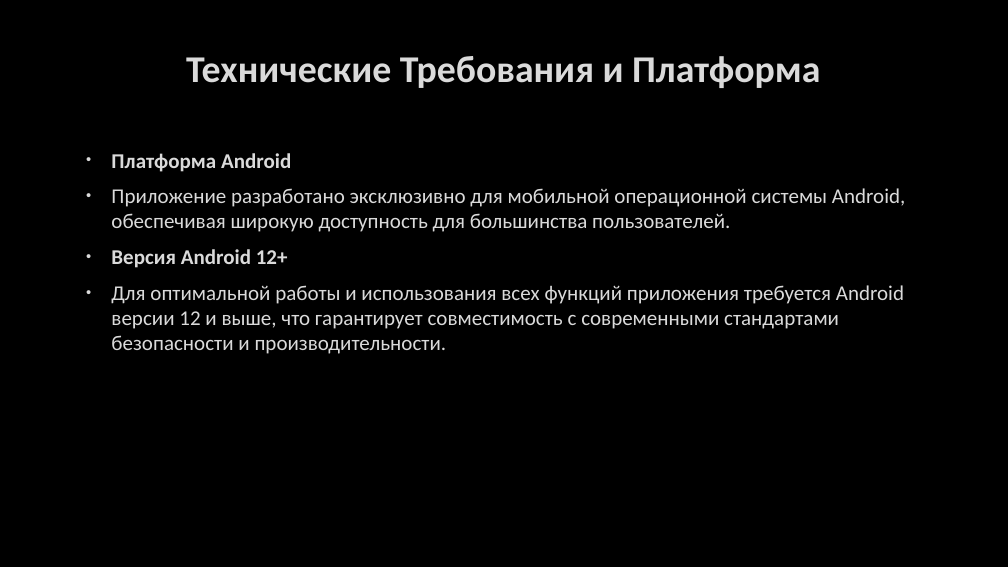
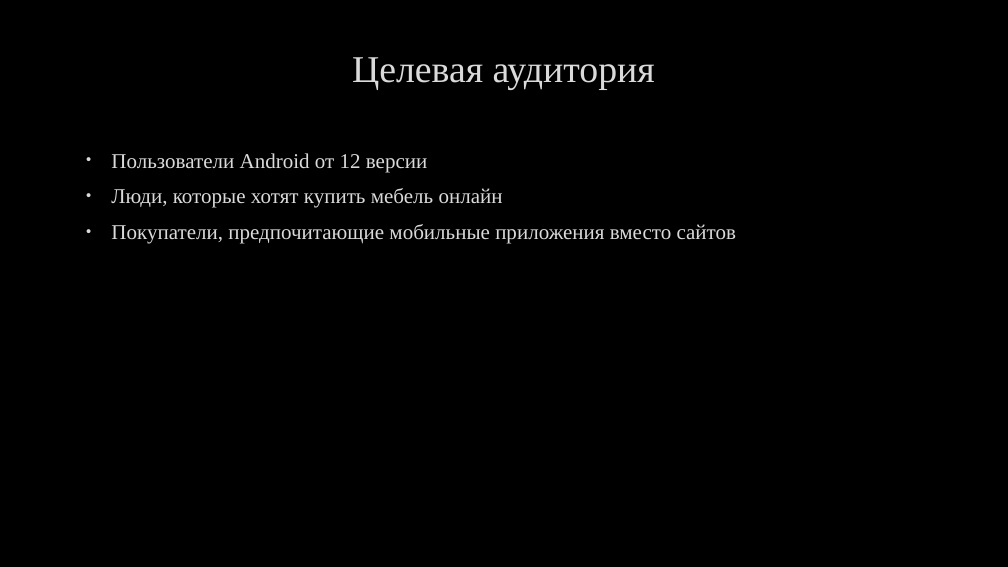
Before and after one commit to xseendy/Furniture_salees12, a slide deck: slide 3 of Магазин Мебели.pptx. Drawn at 1008x567 pixels with LibreOffice and Linux fonts; fonts in the diff are those of the drawing; background and template pictures are left out. Boxes give left, top, right and bottom in pixels: in the first picture for what was removed or moved away, otherwise in the second. Text is boxed around its words. In the diff, an @@ line names an element or a change of style, - is before the commit and + after.

```diff
--- a/Магазин Мебели.pptx
+++ b/Магазин Мебели.pptx
@@ title at (352,57,655,90): text changed; font Calibri to Times New Roman; bold off @@
-Технические Требования и Платформа
+Целевая аудитория
@@ text at (111,153,737,244): text changed; font Calibri to Times New Roman @@
-• Платформа Android
-• Приложение разработано эксклюзивно для мобильной операционной системы Android, обеспечивая широкую доступность для большинства пользователей.
-• Версия Android 12+
-• Для оптимальной работы и использования всех функций приложения требуется Android версии 12 и выше, что гарантирует совместимость с современными стандартами безопасности и производительности.
+• Пользователи Android от 12 версии
+• Люди, которые хотят купить мебель онлайн
+• Покупатели, предпочитающие мобильные приложения вместо сайтов
```
Also in this commit, not shown: 2 other slides changed, 6 slides added, 5 slides removed.
